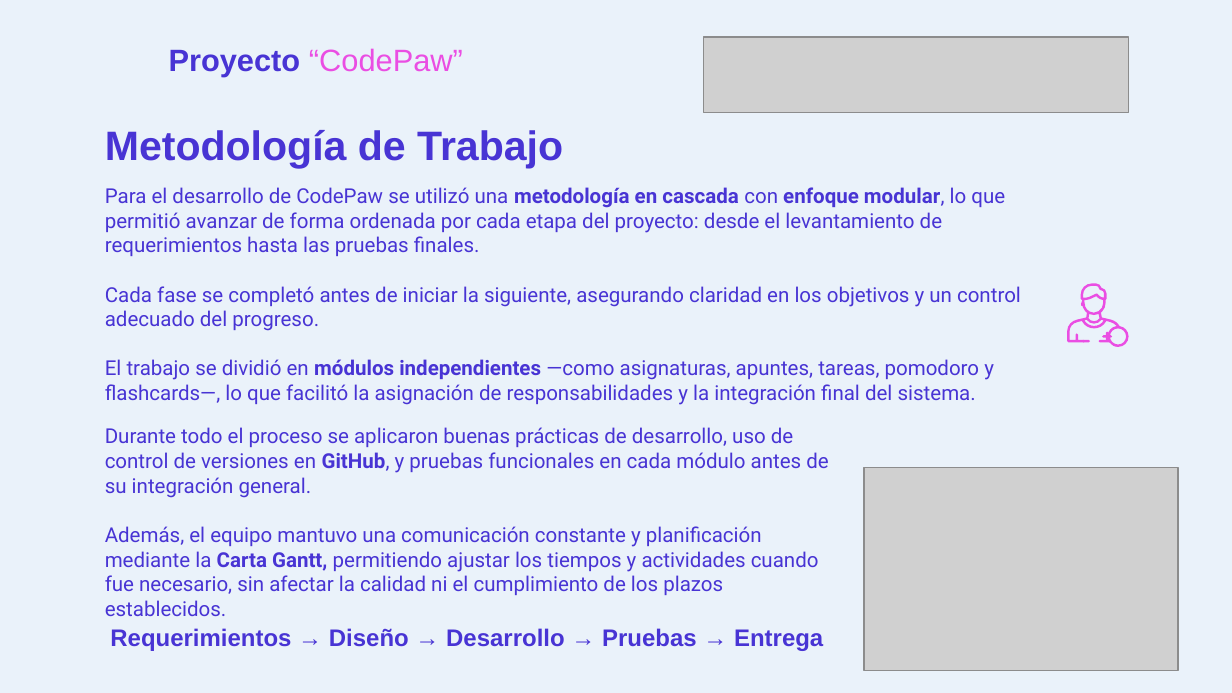
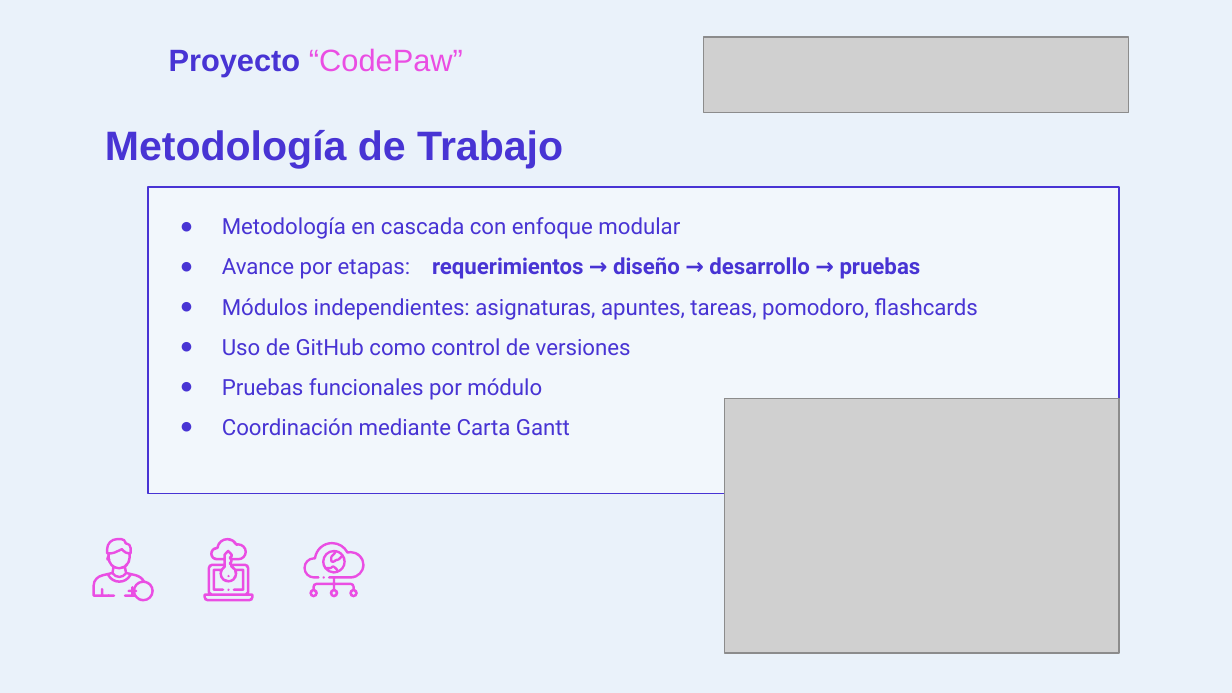
Before and after one commit to Yuyo00/CodePaw, a slide deck: slide 7 of Fase 2/Evidencias Proyecto/Presentación Proyecto.pptx. Drawn at 1232x693 pixels with LibreOffice and Linux fonts; fonts in the diff are those of the drawing; grey boxes stand for pictures; background and template pictures are left out. Boxes give left, top, right and bottom in pixels: in the first picture for what was removed or moved away, otherwise in the second. Text is boxed around its words. In the diff, an @@ line names an element or a change of style, - is before the commit and + after.

Commit message:
Entrega Semana 15

```diff
--- a/Fase 2/Evidencias Proyecto/Presentación Proyecto.pptx
+++ b/Fase 2/Evidencias Proyecto/Presentación Proyecto.pptx
@@ subtitle removed at (105, 187, 1021, 405) @@
-Para el desarrollo de CodePaw se utilizó una metodología en cascada con enfoque modular, lo que permitió avanzar de forma ordenada por cada etapa del proyecto: desde el levantamiento de requerimientos hasta las pruebas finales.
-Cada fase se completó antes de iniciar la siguiente, asegurando claridad en los objetivos y un control adecuado del progreso.
-El trabajo se dividió en módulos independientes —como asignaturas, apuntes, tareas, pomodoro y flashcards—, lo que facilitó la asignación de responsabilidades y la integración final del sistema.
@@ subtitle added at (148, 187, 1119, 494), fill #FFFFFF at 40% opacity, outline #4834D4 0.75 pt, 13 pt, text #4834D4 @@
+● Metodología en cascada con enfoque modular
+● Avance por etapas: requerimientos → diseño → desarrollo → pruebas
+● Módulos independientes: asignaturas, apuntes, tareas, pomodoro, flashcards
+● Uso de GitHub como control de versiones
+● Pruebas funcionales por módulo
+● Coordinación mediante Carta Gantt
@@ picture: place and size @@
-picture at (864, 468, 1178, 671)
+picture at (724, 398, 1119, 653)
@@ text removed at (105, 427, 828, 616) @@
-Durante todo el proceso se aplicaron buenas prácticas de desarrollo, uso de control de versiones en GitHub, y pruebas funcionales en cada módulo antes de su integración general.
-Además, el equipo mantuvo una comunicación constante y planificación mediante la Carta Gantt, permitiendo ajustar los tiempos y actividades cuando fue necesario, sin afectar la calidad ni el cumplimiento de los plazos establecidos.
@@ freeform shape added at (203, 538, 254, 602), fill #EA4EE3 @@
@@ 4 freeform shapes: place and size @@
-4 freeform shapes at (1067, 283, 1129, 347)
+4 freeform shapes at (92, 538, 154, 602)
@@ freeform shape added at (303, 542, 365, 598), fill #EA4EE3 @@
@@ freeform shape added at (322, 549, 345, 573), fill #EA4EE3 @@
@@ freeform shape added at (227, 575, 229, 578), fill #EA4EE3 @@
@@ freeform shape added at (227, 589, 229, 591), fill #EA4EE3 @@
@@ freeform shape added at (323, 577, 325, 579), fill #EA4EE3 @@
@@ title removed at (110, 628, 823, 651) @@
-Requerimientos → Diseño → Desarrollo → Pruebas → Entrega
```
Also in this commit, not shown: 10 other slides changed, 1 slide added, 1 slide removed.
